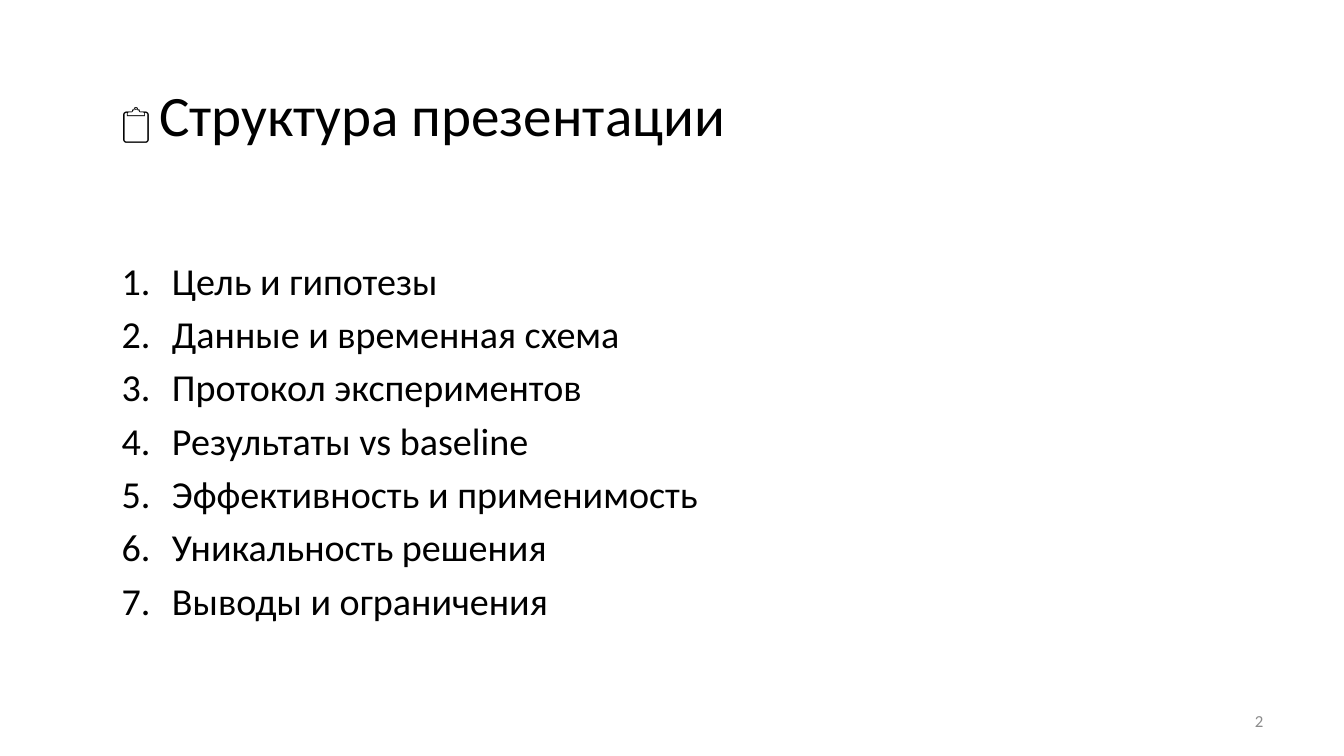
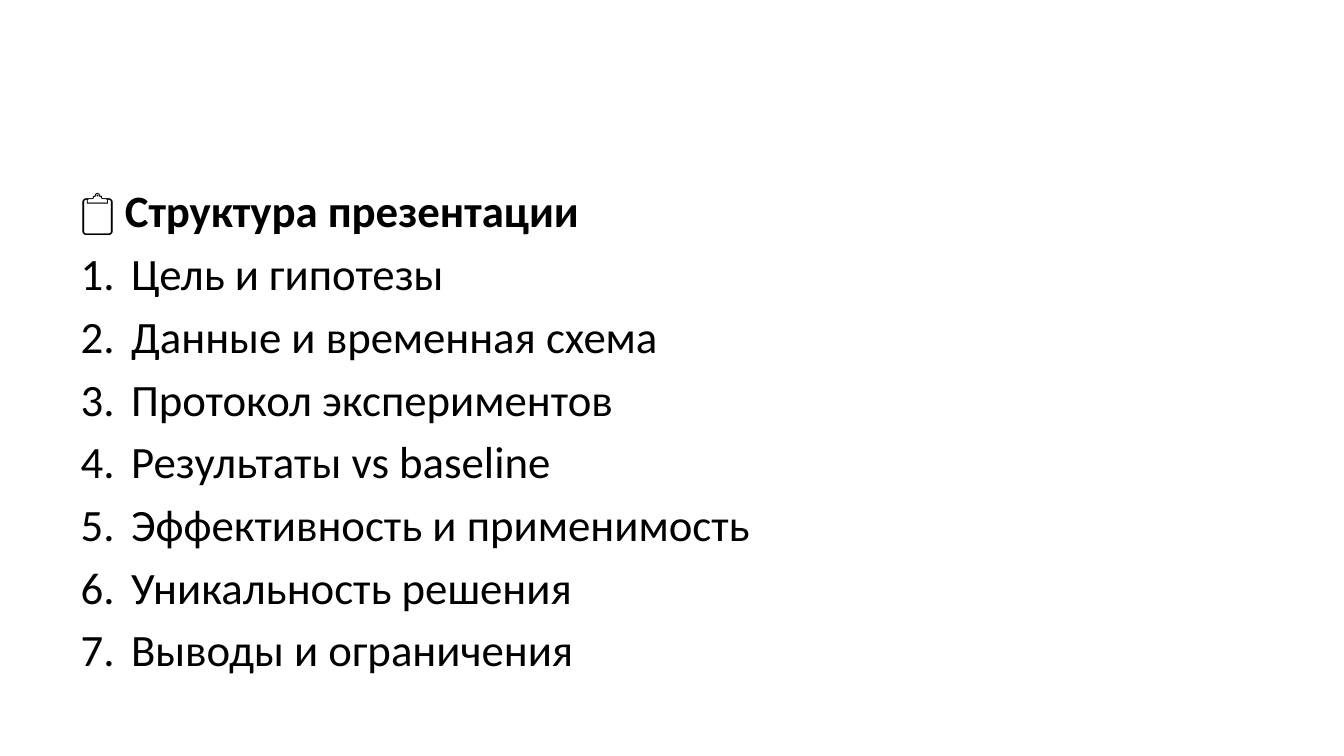
Before and after one commit to sokanaid/finnam-forecast-pulsetech, a slide deck: slide 2 of PITCH_PRESENTATION.pptx. Drawn at 1344x756 pixels with LibreOffice and Linux fonts; fonts in the diff are those of the drawing. Boxes give left, top, right and bottom in pixels: in the first picture for what was removed or moved away, otherwise in the second. Text is boxed around its words. In the diff, an @@ line names an element or a change of style, - is before the commit and + after.

```diff
--- a/PITCH_PRESENTATION.pptx
+++ b/PITCH_PRESENTATION.pptx
@@ text "📋 Структура презентации": place and size @@
-text "📋 Структура презентации" at (159, 99, 725, 622)
+text "📋 Структура презентации" at (125, 197, 750, 674)
@@ text "📋 Структура презентации" at (125, 197, 750, 674): size 20.4 to 24 pt in "📋", "Цель и гипотезы", "Данные и временная схема", "Протокол экспериментов" and 4 more places; size 30.6 to 24 pt, bold on in "Структура презентации" @@
@@ page number removed at (1255, 716, 1264, 727) @@
-2
```
Also in this commit, not shown: 8 other slides changed, 8 slides added, 4 slides removed, 1 other file.
